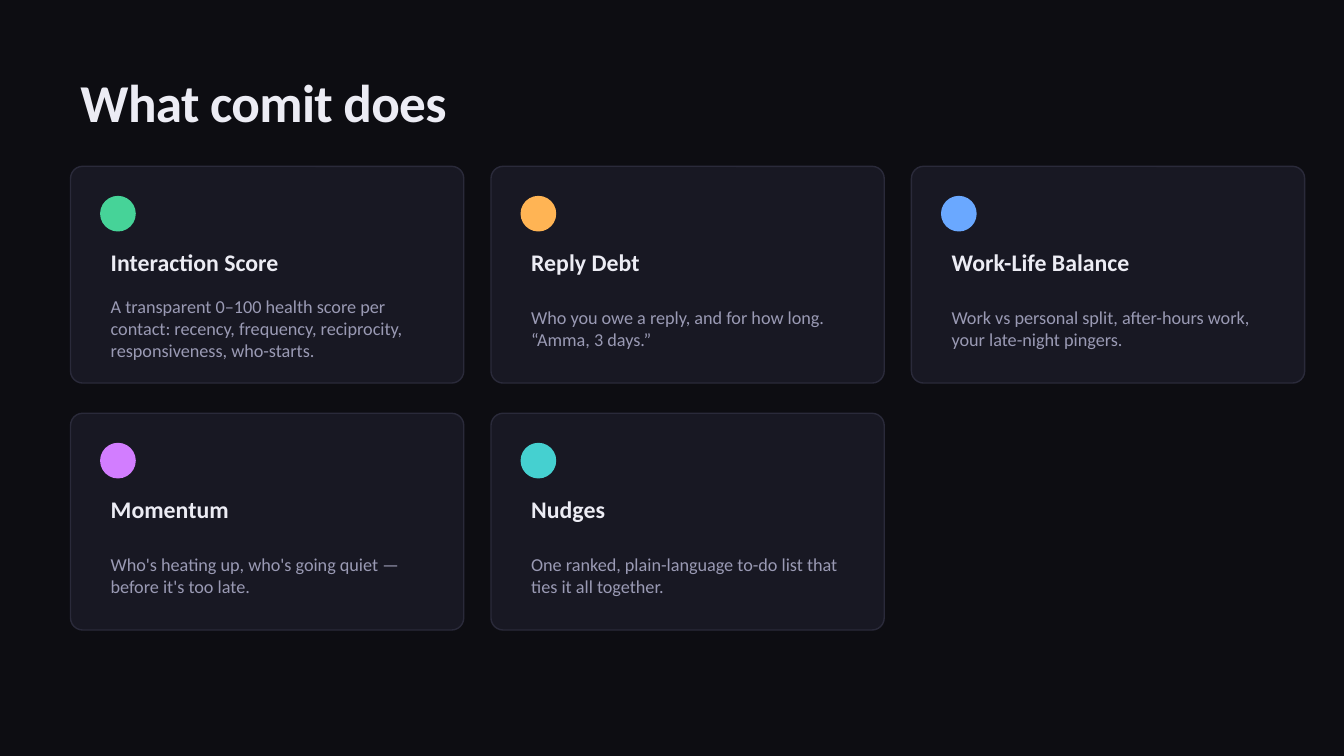
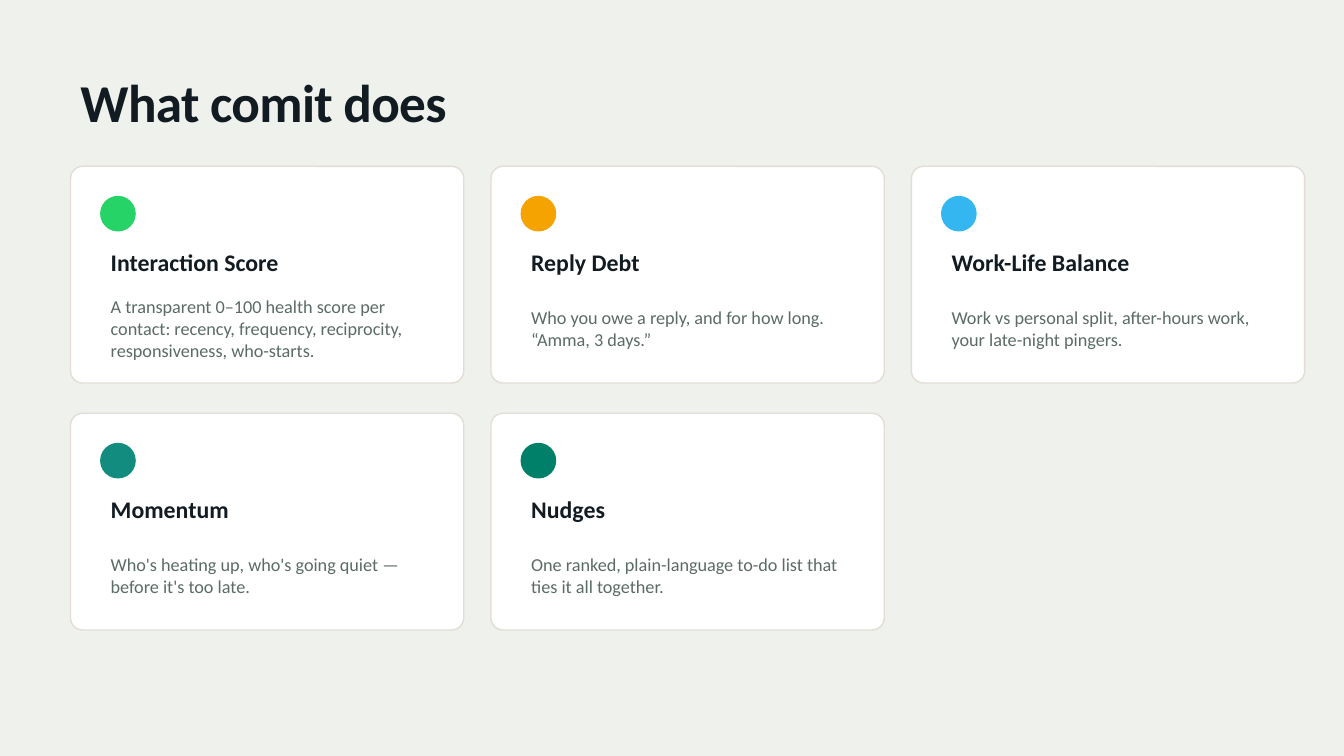
Before and after one commit to akhil29897/comit, a slide deck: slide 3 of presentation/comit.pptx. Drawn at 1344x756 pixels with LibreOffice and Linux fonts; fonts in the diff are those of the drawing. Boxes give left, top, right and bottom in pixels: in the first picture for what was removed or moved away, otherwise in the second. Text is boxed around its words. In the diff, an @@ line names an element or a change of style, - is before the commit and + after.

Commit message:
Take the WhatsApp look everywhere + add iPhone 15 prototype
- New prototype/ — a self-contained, zero-dependency iPhone 15 prototype
  (Launch, Today, People, Balance) with WhatsApp app-bar, chat-bubble
  nudges, contact-list scores, Dynamic Island, status bar and tab bar
- Reskin the slide deck to the WhatsApp light/green theme (green title +
  closing slides, light content slides, white cards, green accents)
- Regenerate comit.pptx to match (green title/closing, light content)
- Reskin the README hero banner to WhatsApp green
- Add docs/images/mobile.svg and a "On your phone" README section

```diff
--- a/presentation/comit.pptx
+++ b/presentation/comit.pptx
@@ background #0D0D12 to #EEF1EC @@
@@ ellipse at [101, 197, 135, 231]: fill #46D398 to #25D366; outline #46D398 1 pt to #25D366 1 pt @@
@@ ellipse at [521, 197, 556, 231]: fill #FFB454 to #F4A300; outline #FFB454 1 pt to #F4A300 1 pt @@
@@ ellipse at [942, 197, 976, 231]: fill #6AA8FF to #34B7F1; outline #6AA8FF 1 pt to #34B7F1 1 pt @@
@@ fill #181823 to #FFFFFF; outline #2A2A3A 1 pt to #E2DDD5 1 pt in 5 elements at [71, 166, 464, 383], [491, 166, 884, 383], [911, 166, 1305, 383], [71, 413, 464, 630], [491, 413, 884, 630] @@
@@ ellipse at [101, 444, 135, 478]: fill #D27DFF to #128C7E; outline #D27DFF 1 pt to #128C7E 1 pt @@
@@ ellipse at [521, 444, 556, 478]: fill #45D0D0 to #008069; outline #45D0D0 1 pt to #008069 1 pt @@
@@ text colour #ECECF4 to #111B21 in 6 elements at [80, 84, 446, 123], [111, 254, 278, 271], [531, 254, 640, 275], [952, 254, 1129, 271], [111, 502, 229, 518], [531, 501, 605, 522] @@
@@ text colour #9A9AB4 to #5B6B66 in 5 elements at [111, 300, 403, 360], [531, 311, 824, 349], [952, 311, 1250, 349], [111, 558, 378, 593], [531, 558, 837, 596] @@
```
Also in this commit, not shown: 9 other slides changed, 9 other files.
